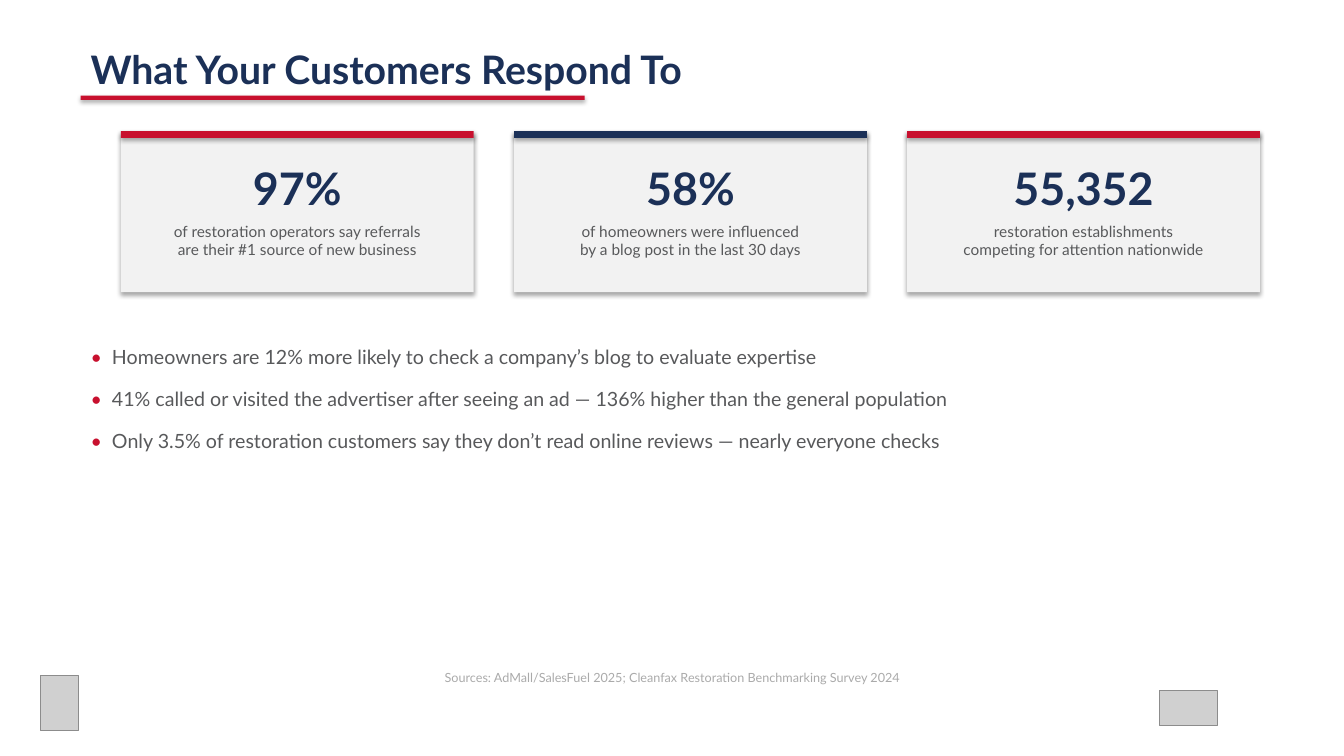
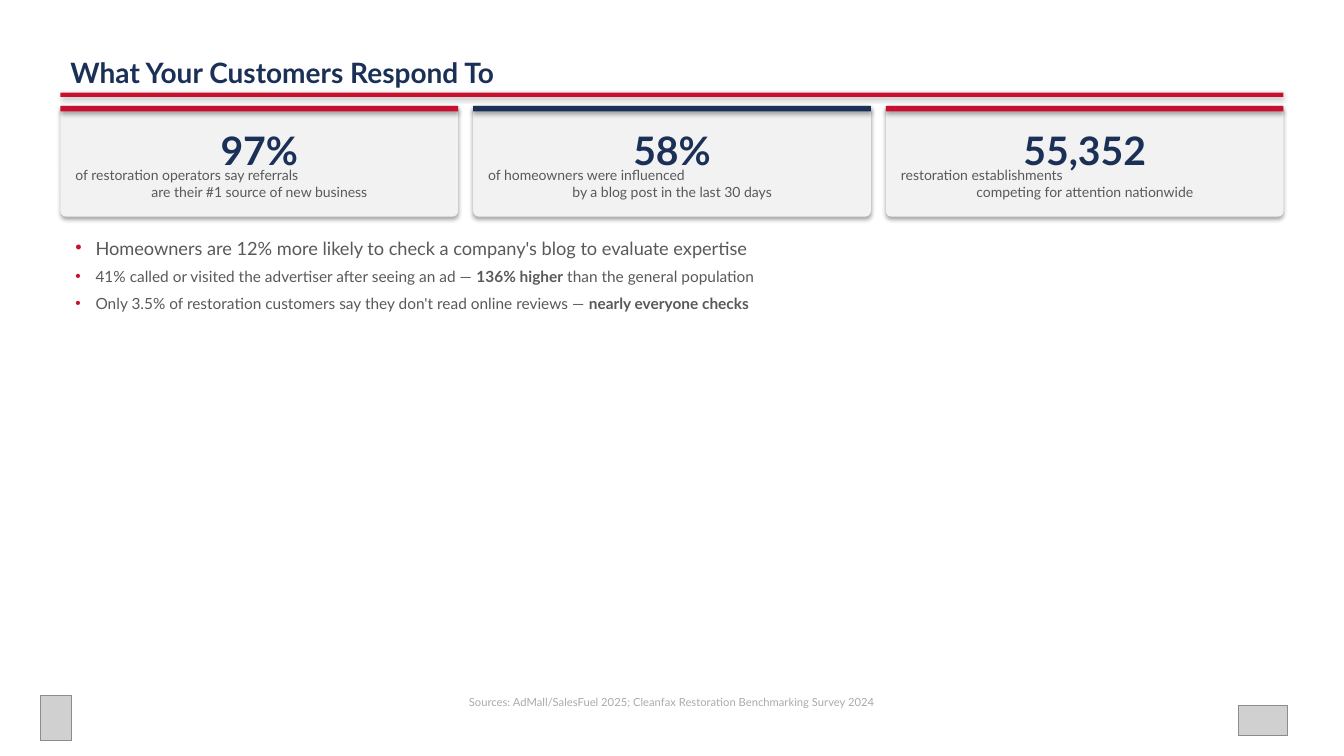
Before and after one commit to zach0589/rainbow-conference-2026, a slide deck: slide 6 of Rainbow_Conference_2026_Media_Mix.pptx. Drawn at 1344x756 pixels with LibreOffice and Linux fonts; fonts in the diff are those of the drawing; grey boxes stand for pictures. Boxes give left, top, right and bottom in pixels: in the first picture for what was removed or moved away, otherwise in the second. Text is boxed around its words. In the diff, an @@ line names an element or a change of style, - is before the commit and + after.

```diff
--- a/Rainbow_Conference_2026_Media_Mix.pptx
+++ b/Rainbow_Conference_2026_Media_Mix.pptx
@@ text "What Your Customers Respond To": place and size @@
-text "What Your Customers Respond To" at [91,55,681,91]
+text "What Your Customers Respond To" at [70,62,494,88]
@@ text "What Your Customers Respond To" at [70,62,494,88]: size 28 to 20 pt @@
@@ rectangle: place and size @@
-rectangle at [121,131,474,138]
+rectangle at [60,106,458,112]
@@ rectangle: place and size @@
-rectangle at [81,96,585,100]
+rectangle at [60,93,1284,97]
@@ rectangle to rounded rectangle in 3 elements at [886,106,1284,217], [473,106,870,217], [60,106,458,217] @@
@@ rounded rectangle: place and size @@
-rounded rectangle at [121,131,474,292]
+rounded rectangle at [60,106,458,217]
@@ rectangle: place and size @@
-rectangle at [514,131,867,138]
+rectangle at [473,106,870,112]
@@ rounded rectangle: place and size @@
-rounded rectangle at [514,131,867,292]
+rounded rectangle at [473,106,870,217]
@@ rectangle: place and size @@
-rectangle at [907,131,1260,138]
+rectangle at [886,106,1284,112]
@@ rounded rectangle: place and size @@
-rounded rectangle at [907,131,1260,292]
+rounded rectangle at [886,106,1284,217]
@@ size 32 to 28 pt in 3 elements at [1023,136,1146,172], [633,136,711,172], [221,136,299,172] @@
@@ text "97%": place and size @@
-text "97%" at [253,172,342,206]
+text "97%" at [221,136,299,172]
@@ text "58%": place and size @@
-text "58%" at [646,172,735,206]
+text "58%" at [633,136,711,172]
@@ text "55,352": place and size @@
-text "55,352" at [1013,172,1153,211]
+text "55,352" at [1023,136,1146,172]
@@ size 11 to 10 pt in 3 elements at [901,169,1193,200], [488,169,772,200], [75,169,367,197] @@
@@ text "of restoration operators say referrals ...": place and size @@
-text "of restoration operators say referrals ..." at [174,225,421,255]
+text "of restoration operators say referrals ..." at [75,169,367,197]
@@ text "of homeowners were influenced by ...": place and size @@
-text "of homeowners were influenced by ..." at [580,225,801,258]
+text "of homeowners were influenced by ..." at [488,169,772,200]
@@ text "restoration establishments competing for attention ...": place and size @@
-text "restoration establishments competing for attention ..." at [963,225,1204,258]
+text "restoration establishments competing for attention ..." at [901,169,1193,200]
@@ text at [96,241,754,312]: text changed; size 14 to 11 pt @@
-• Homeowners are 12% more likely to check a company’s blog to evaluate expertise
-• 41% called or visited the advertiser after seeing an ad — 136% higher than the general population
-• Only 3.5% of restoration customers say they don’t read online reviews — nearly everyone checks
+• Homeowners are 12% more likely to check a company's blog to evaluate expertise
+• 41% called or visited the advertiser after seeing an ad — 136% higher than the general population
+• Only 3.5% of restoration customers say they don't read online reviews — nearly everyone checks
@@ text "Sources: AdMall/SalesFuel 2025; Cleanfax Restoration ...": place and size @@
-text "Sources: AdMall/SalesFuel 2025; Cleanfax Restoration ..." at [445,673,899,684]
+text "Sources: AdMall/SalesFuel 2025; Cleanfax Restoration ..." at [469,698,874,708]
@@ text "Sources: AdMall/SalesFuel 2025; Cleanfax Restoration ..." at [469,698,874,708]: size 9 to 8 pt @@
@@ picture: place and size @@
-picture at [40,676,79,731]
+picture at [40,696,72,741]
@@ picture: place and size @@
-picture at [1159,691,1218,726]
+picture at [1238,706,1288,736]
```
Also in this commit, not shown: 14 other slides changed, 1 other file.
